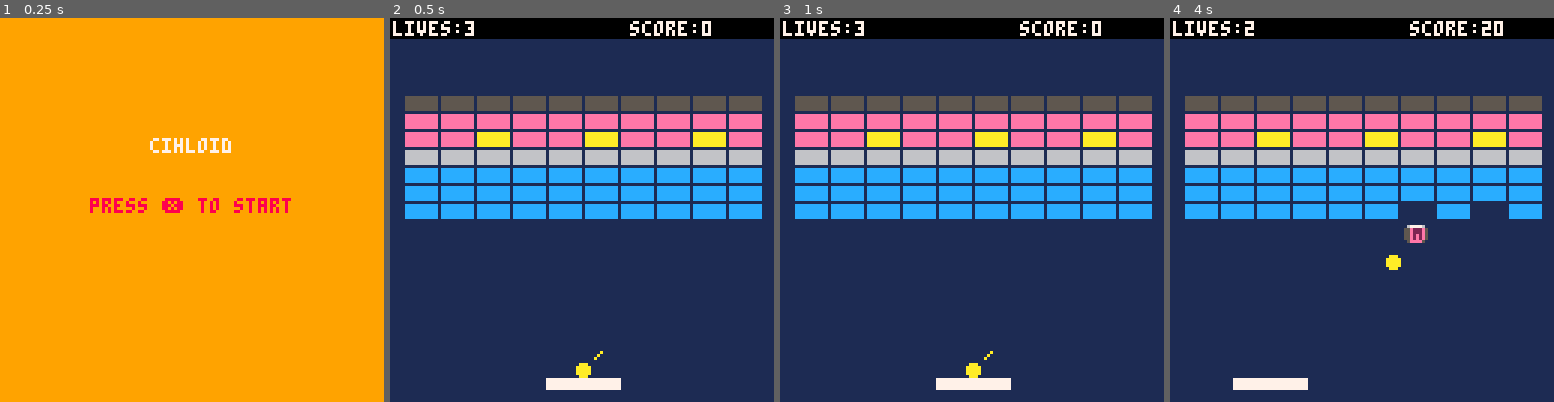
Above: before the commit, frames 1-4 (left to right).
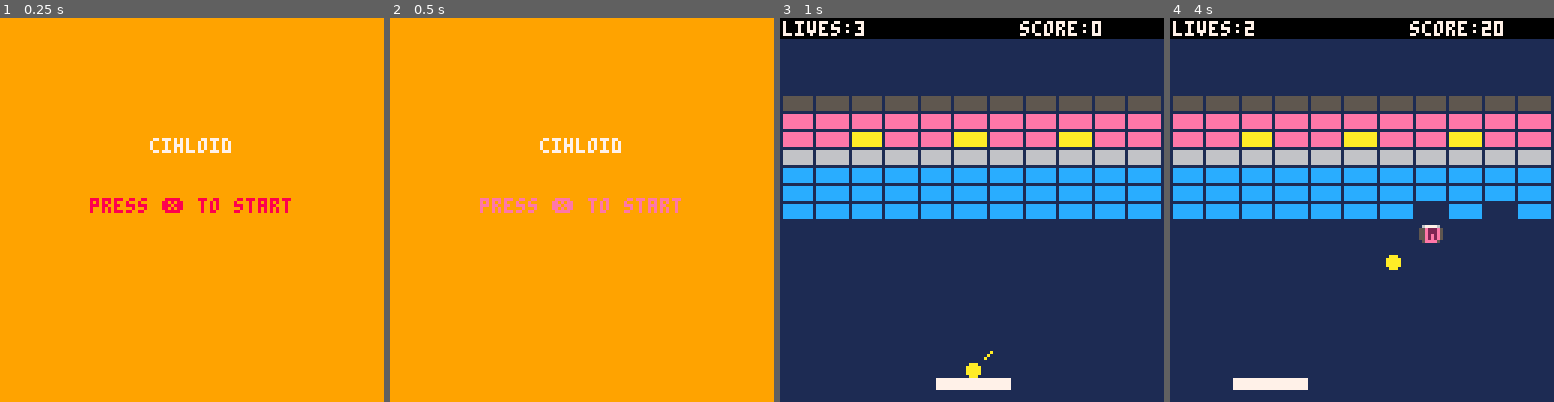
Above: after the commit, the same moments.

Repository: beavisCZ/Pico-8
Game: PICO-8 cartridge carts/cihloid.p8
Same seed, same stepped clock (60 frames per second), same inputs: the game is played once before the commit and once after it.
Inputs:
- Up to frame 1 (0.25 s): no input
- Up to frame 2 (0.5 s): tap X (X key) at 0.33 s
- Up to frame 3 (1 s): tap O (Z key) at 0.7 s
- Up to frame 4 (4 s): tap X (X key) at 1.07, 1.85, 2.97 s; hold Right 1.6-2.1 s; tap O (Z key) every 0.4 s from 1.7 to 3.7 s; hold Up 2.15-2.42 s; hold Right 2.47-3.03 s; hold Left 3.08-3.58 s; hold Down 3.63-3.97 s

Frame 1 is identical in both runs. In frame 2, 100% of the frame differs, in the area x 0-100%, y 0-100%; in frame 3, 6.6%; in frame 4, 7.3%.

Commit message:
ch34 text blinking

Diff:
--- a/carts/cihloid.p8
+++ b/carts/cihloid.p8
@@ -4,17 +4,19 @@
 -- cihloid
 -- by beaviscz
 
--- finished tutorial 33
+-- finished tutorial 34
 -- todo:
 
 -- 7. juiciness
-    --text blinking
     --arrow animation
     --particles
 
 -- 8. high score
--- 9. better collision detection
--- 10. gameplay tweaks
+-- 9. UI
+    -- powerup messages
+    -- powerup percentage bar
+-- 10. better collision detection
+-- 11. gameplay tweaks
     --smaller paddle
 
 
@@ -25,10 +27,21 @@
 
     mode="start"
     debug=""
+
+    --juicyness
     shake=0
+    blinkframe=0
+    blinkspeed=7
+    blinkgreen=green
+    blinkgreen_i=1
+    blinkred=red
+    blinkred_i=1
+
+    startcountdown=-1
 end
 
 function _update60()
+    doblink()
     if (mode=="game") then
         update_game()
     --        slowmo=slowmo+1
@@ -46,20 +59,53 @@
 end
 
 function update_start()
-    if (btn(fire2)) then
-        startgame()
+    if startcountdown<0 then
+        if (btn(fire2)) then
+            sfx(13)
+            startcountdown=30
+            blinkspeed=1
+        end
+    else
+        startcountdown-=1
+        if startcountdown<1 then
+            startgame()
+            blinkspeed=7
+            startcountdown=-1
+        end
     end
 end
 
 function update_gameover()
-    if (btn(fire2)) then
-        startgame()
+    if startcountdown<0 then
+        if (btn(fire2)) then
+            sfx(13)
+            startcountdown=30
+            blinkspeed=1
+        end
+    else
+        startcountdown-=1
+        if startcountdown<1 then
+            startgame()
+            blinkspeed=7
+            startcountdown=-1
+        end
     end
 end
 
 function update_levelover()
-    if (btn(fire2)) then
-        nextlevel()
+    if startcountdown<0 then
+        if (btn(fire2)) then
+            sfx(13)
+            startcountdown=30
+            blinkspeed=1
+        end
+    else
+        startcountdown-=1
+        if startcountdown<1 then
+            nextlevel()
+            blinkspeed=7
+            startcountdown=-1
+        end
     end
 end
 
@@ -400,7 +446,7 @@
 
 
     brick={}
-    brick_w=10
+    brick_w=9.6
     brick_h=4
 
     mode="game"
@@ -410,9 +456,9 @@
     levelnum=1
 
     levels={}
-    levels[1]="x/i9/b9/bbsbbsbbsb/h9/p9/p9/p9"
+    levels[1]="x/i9i/b9b/bbsbbsbbsbb/h9h/p9p/p9p/p9p"
     --levels[1]="x/x/x/x/x/xxxxbbbxxx"
-    levels[2]="i9/b2ibbib2/bsbibbibsb/bpbibbibpb/b3hhb3/s9"
+    levels[2]="i9i/b2ibbib2b/bsbibbibsbb/bpbibbibpbb/b3hhb3b/s9s"
     levels[3]="b9/b9/b2x3b2/bbx5bb/b2x3b2/b9/b9"
     pill={}
     buildbricks(levels[levelnum])
@@ -446,6 +492,7 @@
 end
 
 function gameover()
+    sfx(14)
     mode="gameover"
 end
 
@@ -587,7 +634,7 @@
 function addbrick(_x,_y,_t)
     local _b
     _b={}
-    _b.x=5+(_x-1)*(brick_w+2)
+    _b.x=1+(_x-1)*(brick_w+2)
     _b.y=20+(_y-1)*(brick_h+2)
     _b.t=_t
     _b.v=true
@@ -621,19 +668,19 @@
     cls()
     rectfill(0,0,127,127,orange)
     print("cihloid",50,40,white)
-    print("press ❎ to start ",30,60, red)
+    print("press ❎ to start ",30,60, blinkred)
 end
 
 function draw_gameover()
     cls(orange)
     print("game over",45,40,white)
-    print("press ❎ to start ",30,60, red)
+    print("press ❎ to start ",30,60, blinkred)
 end
 
 function draw_levelover()
     rectfill(0,60,128,75,0)
     print("stage clear!",45,62,white)
-    print("press ❎ to continue ",27,69, light_gray)
+    print("press ❎ to continue ",27,69, blinkred)
 end
 
 function draw_game()
@@ -746,6 +793,21 @@
     if shake<0.05 then shake=0 end
 end
 
+function doblink()
+    local green_seq = {dark_green, green, white, green}
+    local red_seq={dark_purple,red,pink,red}
+    blinkframe+=1
+    if blinkframe>blinkspeed then
+        blinkframe=0
+        blinkgreen=green_seq[blinkgreen_i]
+        blinkred=red_seq[blinkred_i]
+        blinkgreen_i+=1
+        blinkred_i+=1
+        if blinkgreen_i>#green_seq then blinkgreen_i=1 end
+        if blinkred_i>#red_seq then blinkred_i=1 end
+    end
+end
+
 -->8
 --test
 __gfx__
Not shown, changed: the sound effects (__sfx__) section of carts/cihloid.p8
